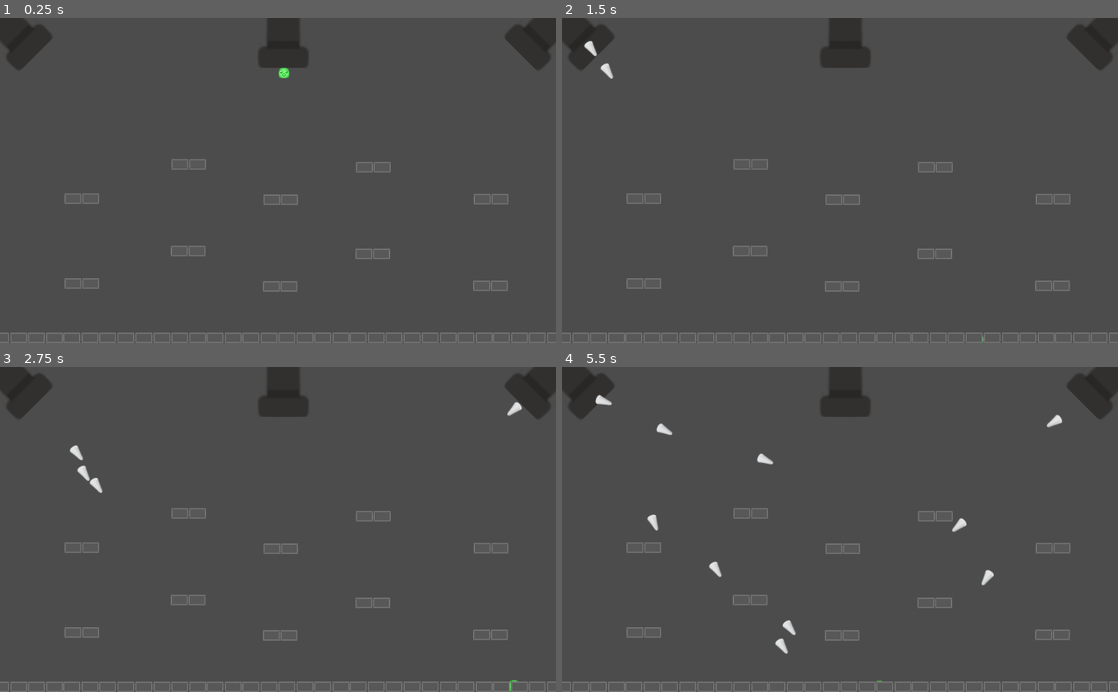
Above: before the commit, frames 1-4 (two rows, left to right).
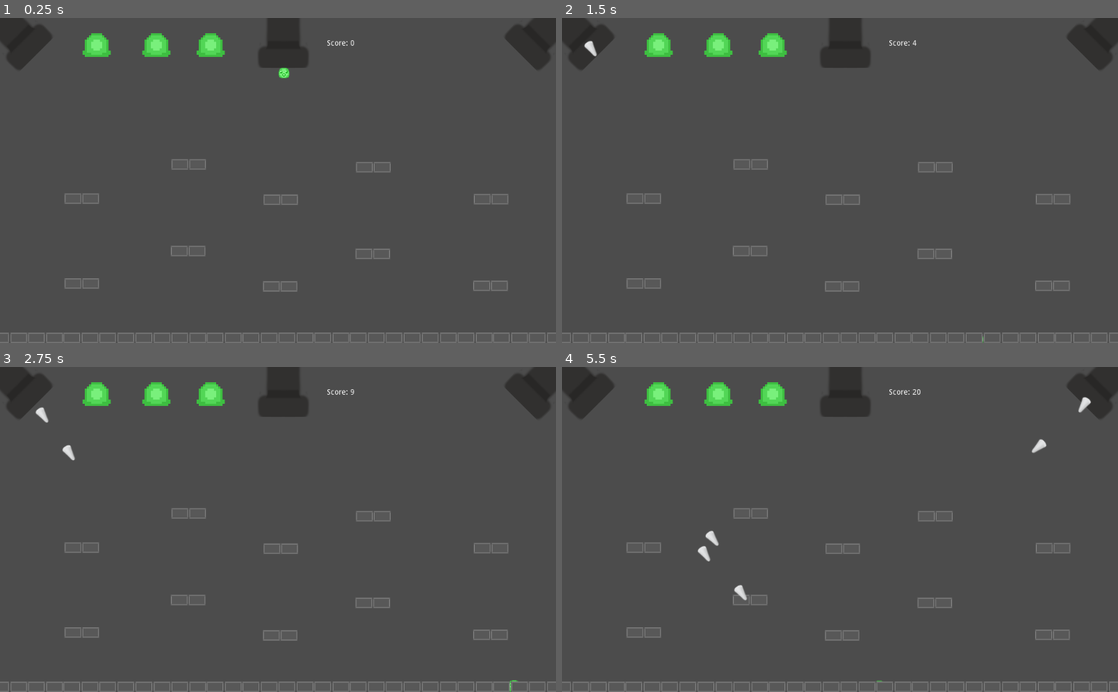
Above: after the commit, the same moments.

Repository: Aasherknight/Slimy
Game: Godot game, scene res://main.tscn
Two runs of this game, one before a commit and one after it. Both use one fixed random seed, a clock stepped at 60 frames per second and the inputs below.
Inputs:
- Up to frame 1 (0.25 s): no input
- Up to frame 2 (1.5 s): hold Right (ui_right) 0.53-1.28 s; hold Down (ui_down) from 1.28 s (still down)
- Up to frame 3 (2.75 s): release Down (ui_down) at 2.03 s; hold Right (ui_right) from 2.03 s (still down)
- Up to frame 4 (5.5 s): release Right (ui_right) at 2.78 s; hold Up (ui_up) 2.78-3.53 s; hold Left (ui_left) 3.53-5.03 s; hold Down (ui_down) from 5.03 s (still down)

The runs differ from the first frame. In frame 1, 0.9% of the frame differs, in the area x 14-64%, y 4-12%; in frame 2, 1.0%; in frame 3, 1.3%; in frame 4, 1.9%, in the area x 6-96%, y 4-89%.

Commit message:
playable!

Diff:
--- a/main.gd
+++ b/main.gd
@@ -12,6 +12,14 @@
 	new_game()
 
 func game_over():
+	match(lives):
+		3:
+			$life3.visible = false
+		2:
+			$life2.visible = false
+		1:
+			$life1.visible = false
+
 	lives = lives-1
 	if(lives==0):
 		$scoreTimer.stop()
@@ -29,10 +37,14 @@
 
 func new_game():
 	lives = 3
+	$life3.visible = true
+	$life2.visible = true
+	$life1.visible = true
 	score = 0
+	$ScoreBoard.set_text(str(score))
 	$Player.start($startPosition.position)
 	$startTimer.start()
-	$mobTimer.set_wait_time(0.5)
+	$mobTimer.set_wait_time(1.0)
 
 func _on_startTimer_timeout():
     $mobTimer.start()
@@ -40,6 +52,7 @@
 
 func _on_scoreTimer_timeout():
 	score += 1
+	$ScoreBoard.set_text(str(score))
 	if(score%10==0):
 		$mobTimer.set_wait_time($mobTimer.get_wait_time()-0.05)
 
--- a/main.tscn
+++ b/main.tscn
@@ -6,6 +6,7 @@
 [ext_resource path="res://art/pipe.png" type="Texture" id=4]
 [ext_resource path="res://platform.tscn" type="PackedScene" id=5]
 [ext_resource path="res://platform.gd" type="Script" id=6]
+[ext_resource path="res://art/jelly.png" type="Texture" id=7]
 
 [node name="Node" type="Node"]
 script = ExtResource( 1 )
@@ -316,6 +317,33 @@
 can_sleep = false
 script = ExtResource( 6 )
 
+[node name="life1" type="Sprite" parent="."]
+position = Vector2( 180, 40 )
+texture = ExtResource( 7 )
+
+[node name="life2" type="Sprite" parent="."]
+position = Vector2( 290, 40 )
+texture = ExtResource( 7 )
+
+[node name="life3" type="Sprite" parent="."]
+position = Vector2( 390.001, 40 )
+texture = ExtResource( 7 )
+
+[node name="Label" type="Label" parent="."]
+margin_left = 602.0
+margin_top = 40.0
+margin_right = 687.0
+margin_bottom = 92.0
+text = "Score:"
+
+[node name="ScoreBoard" type="Label" parent="."]
+margin_left = 644.641
+margin_top = 40.0
+margin_right = 763.641
+margin_bottom = 100.0
+size_flags_stretch_ratio = 0.0
+text = "99999"
+
 [connection signal="timeout" from="mobTimer" to="." method="_on_mobTimer_timeout"]
 [connection signal="timeout" from="startTimer" to="." method="_on_startTimer_timeout"]
 [connection signal="timeout" from="scoreTimer" to="." method="_on_scoreTimer_timeout"]
Not shown: 1 places in main.tscn that only renumber resources
